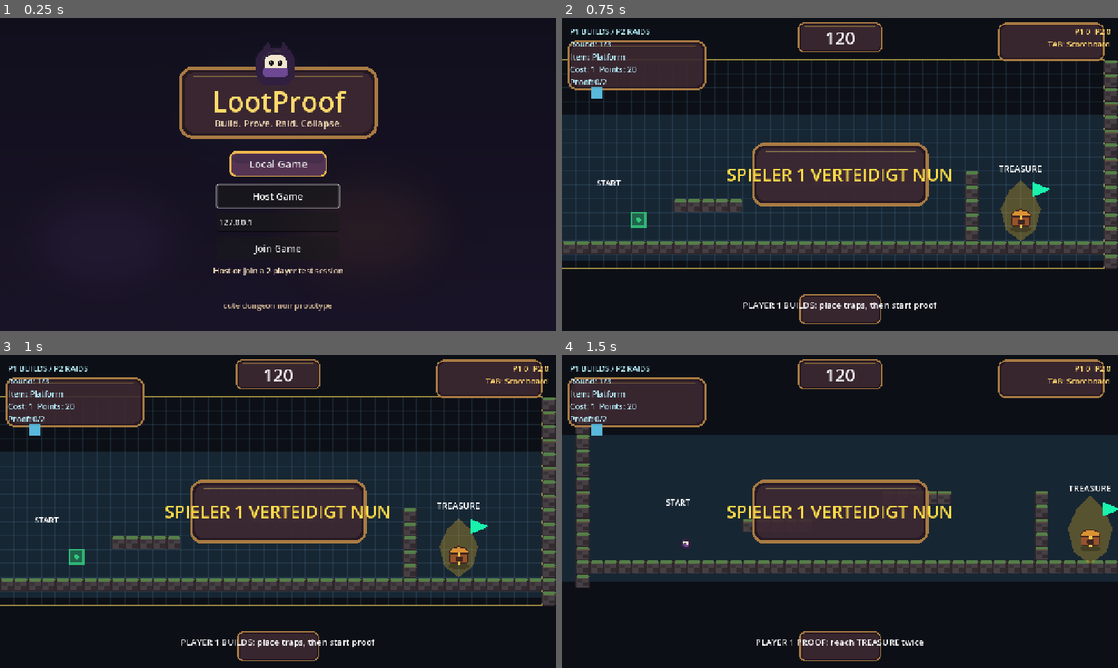
Above: before the commit, frames 1-4 (two rows, left to right).
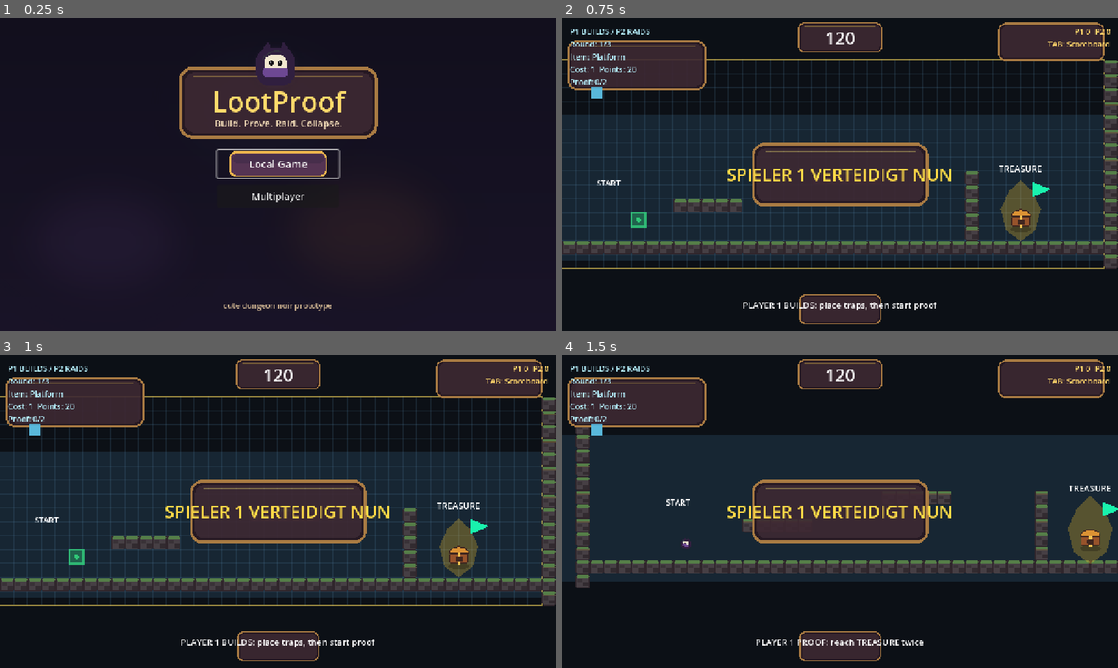
Above: after the commit, the same moments.

Repository: Shoxycodon/lootproof
Game: Godot game, scene res://Scenes/MainMenu.tscn
Same seed, same stepped clock (60 frames per second), same inputs: the game is played once before the commit and once after it.
Inputs (mouse positions are in pixels of both pictures, inside the frame that each line leads up to):
- Up to frame 1 (0.25 s): no input
- Up to frame 2 (0.75 s): click "Local Game" at 0.5 s
- Up to frame 3 (1 s): no input
- Up to frame 4 (1.5 s): move the mouse to (962, 495) at 1.27 s; hold D (move_right) from 1.28 s (still down); hold B (build_mode) from 1.28 s (still down); click (962, 495) at 1.42 s

The runs differ from the first frame. In frame 1, 1.0% of the frame differs, in the area x 38-62%, y 41-83%; in frame 2, nothing differs; in frame 3, nothing differs; in frame 4, nothing differs.

Commit message:
Add parallel multiplayer dungeon flow

Diff:
--- a/Dungeon/BuildGrid.gd
+++ b/Dungeon/BuildGrid.gd
@@ -16,6 +16,7 @@
 @export var falling_scene: PackedScene = preload("res://Traps/FallingBlock.tscn")
 @export var platform_texture: Texture2D = preload("res://Assets/Tiles/tile_stone_32.png")
 @export var default_platform_texture: Texture2D = preload("res://Assets/Tiles/tile_stone_dark_32.png")
+@export var network_shared_build := false
 
 var build_mode := true
 var selected_index := 0
@@ -115,7 +116,7 @@
 func _try_place(grid_position: Vector2i) -> void:
 	if not _can_place_item(grid_position, selected_index):
 		return
-	if multiplayer.has_multiplayer_peer():
+	if network_shared_build and multiplayer.has_multiplayer_peer():
 		_place_item_rpc.rpc(grid_position, selected_index)
 	else:
 		_place_item(grid_position, selected_index)
--- a/Scenes/MainMenu.gd
+++ b/Scenes/MainMenu.gd
@@ -1,20 +1,11 @@
 extends Control
 
 @onready var start_button := $StartButton
-@onready var host_button := $HostButton
-@onready var join_button := $JoinButton
-@onready var address_input := $AddressInput
-@onready var status_label := $StatusLabel
+@onready var multiplayer_button := $MultiplayerButton
 
 
 func _ready() -> void:
-	host_button.grab_focus()
-	MultiplayerManager.connection_success.connect(_on_connection_success)
-	MultiplayerManager.connection_failed.connect(_on_connection_failed)
-	MultiplayerManager.server_disconnected.connect(_on_server_disconnected)
-	if MultiplayerManager.last_error_message != "":
-		status_label.text = MultiplayerManager.last_error_message
-		MultiplayerManager.last_error_message = ""
+	start_button.grab_focus()
 
 
 func _unhandled_input(event: InputEvent) -> void:
@@ -27,42 +18,5 @@
 	get_tree().change_scene_to_file("res://Scenes/DungeonScene.tscn")
 
 
-func _on_host_button_pressed() -> void:
-	var error := MultiplayerManager.host_game()
-	if error != OK:
-		status_label.text = "Host Error: %d" % error
-		return
-	status_label.text = "Hosting on port %d..." % MultiplayerManager.DEFAULT_PORT
-	if not MultiplayerManager.player_connected.is_connected(_on_player_connected):
-		MultiplayerManager.player_connected.connect(_on_player_connected)
-
-
-func _on_join_button_pressed() -> void:
-	var address: String = address_input.text.strip_edges()
-	if address == "":
-		address = "127.0.0.1"
-	var error := MultiplayerManager.join_game(address)
-	if error == OK:
-		status_label.text = "Connecting to %s..." % address
-	else:
-		status_label.text = "Join Error: %d" % error
-
-
-func _on_player_connected(_peer_id: int) -> void:
-	_start_game()
-
-
-func _on_connection_success() -> void:
-	_start_game()
-
-
-func _on_connection_failed() -> void:
-	status_label.text = "Connection failed"
-
-
-func _on_server_disconnected() -> void:
-	status_label.text = "Server disconnected"
-
-
-func _start_game() -> void:
-	get_tree().change_scene_to_file("res://Scenes/DungeonScene.tscn")
+func _on_multiplayer_button_pressed() -> void:
+	get_tree().change_scene_to_file("res://Scenes/MultiplayerLobby.tscn")
--- a/Scenes/MainMenu.tscn
+++ b/Scenes/MainMenu.tscn
@@ -121,7 +121,7 @@
 text = "Local Game"
 flat = true
 
-[node name="HostButton" type="Button" parent="."]
+[node name="MultiplayerButton" type="Button" parent="."]
 layout_mode = 1
 anchors_preset = 5
 anchor_left = 0.5
@@ -132,49 +132,7 @@
 offset_bottom = 436.0
 grow_horizontal = 2
 theme_override_font_sizes/font_size = 22
-text = "Host Game"
-
-[node name="AddressInput" type="LineEdit" parent="."]
-layout_mode = 1
-anchors_preset = 5
-anchor_left = 0.5
-anchor_right = 0.5
-offset_left = -140.0
-offset_top = 448.0
-offset_right = 140.0
-offset_bottom = 492.0
-grow_horizontal = 2
-theme_override_font_sizes/font_size = 18
-placeholder_text = "127.0.0.1"
-text = "127.0.0.1"
-
-[node name="JoinButton" type="Button" parent="."]
-layout_mode = 1
-anchors_preset = 5
-anchor_left = 0.5
-anchor_right = 0.5
-offset_left = -140.0
-offset_top = 504.0
-offset_right = 140.0
-offset_bottom = 556.0
-grow_horizontal = 2
-theme_override_font_sizes/font_size = 22
-text = "Join Game"
-
-[node name="StatusLabel" type="Label" parent="."]
-modulate = Color(0.95, 0.86, 0.72, 1)
-layout_mode = 1
-anchors_preset = 5
-anchor_left = 0.5
-anchor_right = 0.5
-offset_left = -330.0
-offset_top = 568.0
-offset_right = 330.0
-offset_bottom = 612.0
-grow_horizontal = 2
-theme_override_font_sizes/font_size = 18
-text = "Host or join a 2-player test session"
-horizontal_alignment = 1
+text = "Multiplayer"
 
 [node name="Footer" type="Label" parent="."]
 modulate = Color(0.78, 0.68, 0.55, 1)
@@ -195,5 +153,4 @@
 horizontal_alignment = 1
 
 [connection signal="pressed" from="StartButton" to="." method="_on_start_button_pressed"]
-[connection signal="pressed" from="HostButton" to="." method="_on_host_button_pressed"]
-[connection signal="pressed" from="JoinButton" to="." method="_on_join_button_pressed"]
+[connection signal="pressed" from="MultiplayerButton" to="." method="_on_multiplayer_button_pressed"]
--- /dev/null
+++ b/Scenes/MultiplayerDungeonScene.gd
@@ -0,0 +1,334 @@
+extends Node2D
+
+enum Phase { BUILD, PROOF, WAITING, RAID, RESULTS }
+
+@export var player_scene: PackedScene
+@export var run_time_limit := 120.0
+@export var proof_clears_required := 2
+
+var phase := Phase.BUILD
+var time_left := 120.0
+var proof_clears := 0
+var player: Node2D
+var my_player_id := 1
+var opponent_player_id := 2
+var submitted_dungeons := {}
+var raid_results := {}
+var raid_deaths := 0
+var raid_elapsed := 0.0
+var proof_elapsed := 0.0
+var shake_time := 0.0
+var shake_strength := 0.0
+
+@onready var build_grid := $World/BuildGrid
+@onready var traps := $World/Traps
+@onready var spawn_point := $World/SpawnPoint
+@onready var camera := $Camera2D
+@onready var hud := $HUD
+@onready var validator := $DungeonValidator
+@onready var treasure_glow := $World/Goal/TreasureGlow
+@onready var far_parallax := $World/FarParallax
+@onready var mid_parallax := $World/MidParallax
+
+
+func _ready() -> void:
+	my_player_id = 1 if multiplayer.is_server() else 2
+	opponent_player_id = 2 if my_player_id == 1 else 1
+	build_grid.network_shared_build = false
+	build_grid.build_changed.connect(_on_build_changed)
+	build_grid.trap_requested.connect(_on_trap_requested)
+	validator.proof_clears_required = proof_clears_required
+	_start_build_phase()
+
+
+func _process(delta: float) -> void:
+	treasure_glow.scale = Vector2.ONE * (1.0 + sin(Time.get_ticks_msec() * 0.006) * 0.08)
+	if phase == Phase.PROOF:
+		time_left -= delta
+		proof_elapsed += delta
+		if time_left <= 0.0:
+			_start_build_phase(false)
+	elif phase == Phase.RAID:
+		time_left -= delta
+		raid_elapsed += delta
+		if time_left <= 0.0:
+			_finish_raid(false)
+
+	_update_camera(delta)
+	_update_hud()
+
+
+func _unhandled_input(event: InputEvent) -> void:
+	if event.is_action_pressed("scoreboard"):
+		hud.set_scoreboard_visible(true)
+	if event.is_action_released("scoreboard"):
+		hud.set_scoreboard_visible(false)
+	if event.is_action_pressed("build_mode") and phase == Phase.BUILD:
+		_start_proof_phase()
+	if event.is_action_pressed("restart_run"):
+		if phase == Phase.PROOF:
+			_start_proof_phase()
+		elif phase == Phase.RAID:
+			_start_raid_phase()
+
+
+func _start_build_phase(reset_proof := true) -> void:
+	phase = Phase.BUILD
+	time_left = run_time_limit
+	proof_elapsed = 0.0
+	raid_elapsed = 0.0
+	raid_deaths = 0
+	_remove_runner()
+	build_grid.set_build_mode(true)
+	if reset_proof:
+		proof_clears = 0
+		validator.reset_proof()
+	hud.show_feedback("P%d BUILD: create the dungeon P%d must raid" % [my_player_id, opponent_player_id])
+
+
+func _start_proof_phase() -> void:
+	phase = Phase.PROOF
+	time_left = run_time_limit
+	proof_elapsed = 0.0
+	build_grid.set_build_mode(false)
+	_spawn_runner()
+	hud.show_feedback("P%d PROOF: clear your dungeon %d times" % [my_player_id, proof_clears_required])
+
+
+func _start_waiting_phase() -> void:
+	phase = Phase.WAITING
+	time_left = 0.0
+	_remove_runner()
+	build_grid.set_build_mode(false)
+	hud.show_feedback("Dungeon proven. Waiting for P%d..." % opponent_player_id)
+
+
+func _start_raid_phase() -> void:
+	phase = Phase.RAID
+	time_left = run_time_limit
+	raid_elapsed = 0.0
+	raid_deaths = 0
+	build_grid.set_build_mode(false)
+	_spawn_runner()
+	hud.show_feedback("RAID: clear P%d's proven dungeon" % opponent_player_id)
+
+
+func _show_results(results: Dictionary) -> void:
+	phase = Phase.RESULTS
+	_remove_runner()
+	build_grid.set_build_mode(false)
+	var mine: Dictionary = results.get(my_player_id, {})
+	var theirs: Dictionary = results.get(opponent_player_id, {})
+	var mine_clear := bool(mine.get("cleared", false))
+	var theirs_clear := bool(theirs.get("cleared", false))
+	hud.show_feedback("RESULTS: You %s, P%d %s" % [
+		"cleared" if mine_clear else "failed",
+		opponent_player_id,
+		"cleared" if theirs_clear else "failed"
+	])
+	_update_scoreboard(results)
+
+
+func _submit_proven_dungeon() -> void:
+	var snapshot: Dictionary = build_grid.snapshot_user_build()
+	_start_waiting_phase()
+	if multiplayer.is_server():
+		_receive_proven_dungeon(my_player_id, snapshot)
+	else:
+		_submit_proven_dungeon_rpc.rpc_id(1, snapshot)
+
+
+@rpc("any_peer", "call_remote", "reliable")
+func _submit_proven_dungeon_rpc(snapshot: Dictionary) -> void:
+	if not multiplayer.is_server():
+		return
+	_receive_proven_dungeon(2, snapshot)
+
+
+func _receive_proven_dungeon(player_id: int, snapshot: Dictionary) -> void:
+	submitted_dungeons[player_id] = snapshot
+	if submitted_dungeons.has(1) and submitted_dungeons.has(2):
+		_begin_raid_for_all()
+
+
+func _begin_raid_for_all() -> void:
+	var p1_snapshot: Dictionary = submitted_dungeons[1]
+	var p2_snapshot: Dictionary = submitted_dungeons[2]
+	_begin_raid_with_snapshot(p2_snapshot)
+	_begin_raid_with_snapshot_rpc.rpc_id(2, p1_snapshot)
+
+
+@rpc("authority", "call_remote", "reliable")
+func _begin_raid_with_snapshot_rpc(snapshot: Dictionary) -> void:
+	_begin_raid_with_snapshot(snapshot)
+
+
+func _begin_raid_with_snapshot(snapshot: Dictionary) -> void:
+	build_grid.restore_user_build(snapshot)
+	_start_raid_phase()
+
+
+func _finish_raid(cleared: bool) -> void:
+	var result: Dictionary = {
+		"cleared": cleared,
+		"time": raid_elapsed,
+		"deaths": raid_deaths
+	}
+	phase = Phase.RESULTS
+	_remove_runner()
+	build_grid.set_build_mode(false)
+	hud.show_feedback("Raid submitted. Waiting for P%d..." % opponent_player_id)
+	if multiplayer.is_server():
+		_receive_raid_result(my_player_id, result)
+	else:
+		_submit_raid_result_rpc.rpc_id(1, result)
+
+
+@rpc("any_peer", "call_remote", "reliable")
+func _submit_raid_result_rpc(result: Dictionary) -> void:
+	if not multiplayer.is_server():
+		return
+	_receive_raid_result(2, result)
+
+
+func _receive_raid_result(player_id: int, result: Dictionary) -> void:
+	raid_results[player_id] = result
+	if raid_results.has(1) and raid_results.has(2):
+		_show_results(raid_results)
+		_show_results_rpc.rpc_id(2, raid_results)
+
+
+@rpc("authority", "call_remote", "reliable")
+func _show_results_rpc(results: Dictionary) -> void:
+	_show_results(results)
+
+
+func _spawn_runner() -> void:
+	_remove_runner()
+	player = player_scene.instantiate()
+	$World.add_child(player)
+	player.global_position = spawn_point.global_position
+	player.died.connect(_on_player_died)
+	player.dashed.connect(_on_player_dashed)
+
+
+func _remove_runner() -> void:
+	if is_instance_valid(player):
+		player.queue_free()
+	player = null
+
+
+func _on_goal_body_entered(body: Node) -> void:
+	if body != player:
+		return
+	if phase == Phase.PROOF:
+		proof_clears += 1
+		validator.register_clear(proof_clears)
+		if validator.proof_status:
+			_submit_proven_dungeon()
+		else:
+			hud.show_feedback("Proof clear %d/%d" % [proof_clears, proof_clears_required])
+			await get_tree().create_timer(0.8).timeout
+			_start_proof_phase()
+	elif phase == Phase.RAID:
+		_finish_raid(true)
+
+
+func _on_player_died() -> void:
+	_shake(0.16, 5.0)
+	await get_tree().create_timer(0.8).timeout
+	if phase == Phase.PROOF:
+		hud.show_feedback("Proof failed. Try again.")
+		_start_proof_phase()
+	elif phase == Phase.RAID:
+		raid_deaths += 1
+		hud.show_feedback("Raid death %d" % raid_deaths)
+		_start_raid_phase()
+
+
+func _on_build_changed() -> void:
+	if phase != Phase.BUILD:
+		return
+	proof_clears = 0
+	validator.reset_proof()
+	hud.show_feedback("Layout changed: proof reset")
+
+
+func _on_trap_requested(scene: PackedScene, grid_position: Vector2i, item_index: int) -> void:
+	var trap := scene.instantiate()
+	traps.add_child(trap)
+	trap.global_position = build_grid.grid_to_world(grid_position)
+	trap.triggered.connect(_on_trap_triggered.bind(trap))
+	build_grid.set_trap_node(grid_position, trap, item_index)
+
+
+func _on_trap_triggered(target: Node, trap: Node) -> void:
+	if target == player and target.has_method("kill") and trap.get("lethal") != false:
+		target.kill()
+
+
+func _update_hud() -> void:
+	hud.set_state(
+		Phase.keys()[phase],
+		maxf(time_left, 0.0),
+		build_grid.build_points,
+		build_grid.get_selected_item_name(),
+		build_grid.get_selected_item_cost(),
+		proof_clears,
+		proof_clears_required,
+		validator.proof_status,
+		0,
+		my_player_id,
+		opponent_player_id,
+		1,
+		1,
+		0,
+		0,
+		raid_deaths
+	)
+
+
+func _update_scoreboard(results: Dictionary) -> void:
+	var lines: Array[String] = [
+		"MULTIPLAYER RESULTS",
+		"P1: %s" % _format_result(results.get(1, {})),
+		"P2: %s" % _format_result(results.get(2, {}))
+	]
+	hud.update_scoreboard(lines)
+	hud.set_scoreboard_visible(true)
+
+
+func _format_result(result: Dictionary) -> String:
+	if result.is_empty():
+		return "waiting"
+	return "%s, %.1fs, %d deaths" % [
+		"clear" if bool(result.get("cleared", false)) else "failed",
+		float(result.get("time", 0.0)),
+		int(result.get("deaths", 0))
+	]
+
+
+func _on_player_dashed() -> void:
+	_shake(0.06, 1.8)
+
+
+func _shake(duration: float, strength: float) -> void:
+	shake_time = maxf(shake_time, duration)
+	shake_strength = maxf(shake_strength, strength)
+
+
+func _update_camera(delta: float) -> void:
+	if is_instance_valid(player):
+		var lookahead := Vector2.ZERO
+		if player is CharacterBody2D:
+			lookahead = Vector2(clampf(player.velocity.x * 0.22, -58.0, 58.0), clampf(player.velocity.y * 0.05, -22.0, 32.0))
+		var target := player.global_position + lookahead
+		camera.global_position = camera.global_position.lerp(target, 1.0 - exp(-8.5 * delta))
+	far_parallax.global_position.x = camera.global_position.x * 0.18 + 485.0
+	mid_parallax.global_position.x = camera.global_position.x * 0.35 + 370.0
+	if shake_time > 0.0:
+		shake_time -= delta
+		camera.offset = Vector2(randf_range(-shake_strength, shake_strength), randf_range(-shake_strength, shake_strength))
+		shake_strength = move_toward(shake_strength, 0.0, 18.0 * delta)
+	else:
+		camera.offset = camera.offset.lerp(Vector2.ZERO, 12.0 * delta)
--- /dev/null
+++ b/Scenes/MultiplayerDungeonScene.tscn
@@ -0,0 +1,110 @@
+[gd_scene load_steps=10 format=3]
+
+[ext_resource type="Script" path="res://Scenes/MultiplayerDungeonScene.gd" id="1"]
+[ext_resource type="PackedScene" path="res://Player/Player.tscn" id="2"]
+[ext_resource type="PackedScene" path="res://UI/HUD.tscn" id="3"]
+[ext_resource type="Script" path="res://Dungeon/BuildGrid.gd" id="4"]
+[ext_resource type="Script" path="res://Dungeon/DungeonValidator.gd" id="5"]
+[ext_resource type="Texture2D" path="res://Assets/Background/bg_far.png" id="6"]
+[ext_resource type="Texture2D" path="res://Assets/Background/bg_mid.png" id="7"]
+[ext_resource type="Texture2D" path="res://Assets/Goal/treasure_chest_96.png" id="8"]
+
+[sub_resource type="RectangleShape2D" id="RectangleShape2D_goal"]
+size = Vector2(42, 80)
+
+[node name="MultiplayerDungeonScene" type="Node2D"]
+script = ExtResource("1")
+player_scene = ExtResource("2")
+
+[node name="World" type="Node2D" parent="."]
+
+[node name="Background" type="ColorRect" parent="World"]
+offset_left = -2000.0
+offset_top = -900.0
+offset_right = 2600.0
+offset_bottom = 1200.0
+color = Color(0.047, 0.062, 0.087, 1)
+
+[node name="FarParallax" type="Sprite2D" parent="World"]
+position = Vector2(600, 210)
+z_index = -10
+texture_filter = 0
+texture = ExtResource("6")
+
+[node name="MidParallax" type="Sprite2D" parent="World"]
+position = Vector2(600, 286)
+z_index = -9
+texture_filter = 0
+texture = ExtResource("7")
+
+[node name="BackGlow" type="ColorRect" parent="World"]
+offset_left = -160.0
+offset_top = 224.0
+offset_right = 1344.0
+offset_bottom = 560.0
+color = Color(0.09, 0.15, 0.2, 1)
+
+[node name="SpawnLabel" type="Label" parent="World"]
+offset_left = 34.0
+offset_top = 366.0
+offset_right = 180.0
+offset_bottom = 397.0
+theme_override_font_sizes/font_size = 18
+text = "START"
+horizontal_alignment = 1
+
+[node name="BuildGrid" type="Node2D" parent="World"]
+script = ExtResource("4")
+
+[node name="Traps" type="Node2D" parent="World"]
+
+[node name="Goal" type="Area2D" parent="World"]
+position = Vector2(1056, 448)
+collision_mask = 2
+
+[node name="GoalShape" type="CollisionShape2D" parent="World/Goal"]
+shape = SubResource("RectangleShape2D_goal")
+
+[node name="TreasureGlow" type="Polygon2D" parent="World/Goal"]
+polygon = PackedVector2Array(0, -78, 28, -52, 48, -8, 35, 42, 0, 68, -35, 42, -48, -8, -28, -52)
+color = Color(1, 0.78, 0.16, 0.28)
+
+[node name="TreasureChest" type="Sprite2D" parent="World/Goal"]
+position = Vector2(0, 14)
+texture_filter = 0
+scale = Vector2(0.72, 0.72)
+texture = ExtResource("8")
+
+[node name="GoalFlag" type="Polygon2D" parent="World/Goal"]
+position = Vector2(36, -8)
+polygon = PackedVector2Array(-8, 20, -8, -62, 34, -46, -8, -28)
+color = Color(0.1, 0.95, 0.68, 1)
+
+[node name="TreasureLabel" type="Label" parent="World/Goal"]
+offset_left = -74.0
+offset_top = -116.0
+offset_right = 74.0
+offset_bottom = -82.0
+theme_override_font_sizes/font_size = 20
+text = "TREASURE"
+horizontal_alignment = 1
+
+[node name="SpawnPoint" type="Marker2D" parent="World"]
+position = Vector2(96, 448)
+
+[node name="Camera2D" type="Camera2D" parent="."]
+position = Vector2(640, 360)
+enabled = true
+position_smoothing_enabled = true
+position_smoothing_speed = 8.0
+limit_left = -160
+limit_top = -220
+limit_right = 1400
+limit_bottom = 760
+
+[node name="DungeonValidator" type="Node" parent="."]
+script = ExtResource("5")
+
+[node name="HUD" parent="." instance=ExtResource("3")]
+
+[connection signal="body_entered" from="World/Goal" to="." method="_on_goal_body_entered"]
--- /dev/null
+++ b/Scenes/MultiplayerLobby.gd
@@ -0,0 +1,65 @@
+extends Control
+
+@onready var host_button := $HostButton
+@onready var join_button := $JoinButton
+@onready var back_button := $BackButton
+@onready var address_input := $AddressInput
+@onready var status_label := $StatusLabel
+
+
+func _ready() -> void:
+	host_button.grab_focus()
+	MultiplayerManager.player_connected.connect(_on_player_connected)
+	MultiplayerManager.connection_success.connect(_on_connection_success)
+	MultiplayerManager.connection_failed.connect(_on_connection_failed)
+	MultiplayerManager.server_disconnected.connect(_on_server_disconnected)
+	if MultiplayerManager.last_error_message != "":
+		status_label.text = MultiplayerManager.last_error_message
+		MultiplayerManager.last_error_message = ""
+
+
+func _on_host_button_pressed() -> void:
+	var error := MultiplayerManager.host_game()
+	if error != OK:
+		status_label.text = "Host Error: %d" % error
+		return
+	status_label.text = "Room open on port %d. Waiting for player 2..." % MultiplayerManager.DEFAULT_PORT
+
+
+func _on_join_button_pressed() -> void:
+	var address: String = address_input.text.strip_edges()
+	if address == "":
+		address = "127.0.0.1"
+	var error := MultiplayerManager.join_game(address)
+	if error == OK:
+		status_label.text = "Joining %s..." % address
+	else:
+		status_label.text = "Join Error: %d" % error
+
+
+func _on_back_button_pressed() -> void:
+	MultiplayerManager.close_connection()
+	get_tree().change_scene_to_file("res://Scenes/MainMenu.tscn")
+
+
+func _on_player_connected(_peer_id: int) -> void:
+	if multiplayer.is_server():
+		_start_match.rpc()
+		_start_match()
+
+
+func _on_connection_success() -> void:
+	status_label.text = "Connected. Waiting for host..."
+
+
+func _on_connection_failed() -> void:
+	status_label.text = "Connection failed"
+
+
+func _on_server_disconnected() -> void:
+	status_label.text = "Server disconnected"
+
+
+@rpc("authority", "call_remote", "reliable")
+func _start_match() -> void:
+	get_tree().change_scene_to_file("res://Scenes/MultiplayerDungeonScene.tscn")
--- /dev/null
+++ b/Scenes/MultiplayerLobby.tscn
@@ -0,0 +1,168 @@
+[gd_scene load_steps=5 format=3]
+
+[ext_resource type="Script" path="res://Scenes/MultiplayerLobby.gd" id="1"]
+[ext_resource type="Texture2D" path="res://Assets/Background/bg_far.png" id="2"]
+[ext_resource type="Texture2D" path="res://Assets/UI/panel_base.png" id="3"]
+[ext_resource type="Texture2D" path="res://Assets/Player/rogue_character_128.png" id="4"]
+
+[node name="MultiplayerLobby" type="Control"]
+layout_mode = 3
+anchors_preset = 15
+anchor_right = 1.0
+anchor_bottom = 1.0
+grow_horizontal = 2
+grow_vertical = 2
+script = ExtResource("1")
+
+[node name="Backdrop" type="TextureRect" parent="."]
+layout_mode = 1
+anchors_preset = 15
+anchor_right = 1.0
+anchor_bottom = 1.0
+grow_horizontal = 2
+grow_vertical = 2
+texture = ExtResource("2")
+expand_mode = 1
+stretch_mode = 6
+
+[node name="Vignette" type="ColorRect" parent="."]
+layout_mode = 1
+anchors_preset = 15
+anchor_right = 1.0
+anchor_bottom = 1.0
+grow_horizontal = 2
+grow_vertical = 2
+color = Color(0.035, 0.04, 0.065, 0.58)
+
+[node name="Panel" type="TextureRect" parent="."]
+layout_mode = 1
+anchors_preset = 8
+anchor_left = 0.5
+anchor_top = 0.5
+anchor_right = 0.5
+anchor_bottom = 0.5
+offset_left = -300.0
+offset_top = -250.0
+offset_right = 300.0
+offset_bottom = 250.0
+grow_horizontal = 2
+grow_vertical = 2
+texture = ExtResource("3")
+expand_mode = 1
+stretch_mode = 5
+
+[node name="CharacterPreview" type="TextureRect" parent="."]
+layout_mode = 1
+anchors_preset = 5
+anchor_left = 0.5
+anchor_right = 0.5
+offset_left = -58.0
+offset_top = 70.0
+offset_right = 58.0
+offset_bottom = 186.0
+grow_horizontal = 2
+texture = ExtResource("4")
+expand_mode = 1
+stretch_mode = 5
+
+[node name="Title" type="Label" parent="."]
+modulate = Color(1, 0.86, 0.42, 1)
+layout_mode = 1
+anchors_preset = 5
+anchor_left = 0.5
+anchor_right = 0.5
+offset_left = -260.0
+offset_top = 188.0
+offset_right = 260.0
+offset_bottom = 244.0
+grow_horizontal = 2
+theme_override_font_sizes/font_size = 42
+text = "Multiplayer"
+horizontal_alignment = 1
+
+[node name="Subtitle" type="Label" parent="."]
+modulate = Color(0.95, 0.86, 0.72, 1)
+layout_mode = 1
+anchors_preset = 5
+anchor_left = 0.5
+anchor_right = 0.5
+offset_left = -260.0
+offset_top = 244.0
+offset_right = 260.0
+offset_bottom = 286.0
+grow_horizontal = 2
+theme_override_font_sizes/font_size = 18
+text = "Host a room or join by IP"
+horizontal_alignment = 1
+
+[node name="HostButton" type="Button" parent="."]
+layout_mode = 1
+anchors_preset = 5
+anchor_left = 0.5
+anchor_right = 0.5
+offset_left = -150.0
+offset_top = 316.0
+offset_right = 150.0
+offset_bottom = 364.0
+grow_horizontal = 2
+theme_override_font_sizes/font_size = 22
+text = "Host Room"
+
+[node name="AddressInput" type="LineEdit" parent="."]
+layout_mode = 1
+anchors_preset = 5
+anchor_left = 0.5
+anchor_right = 0.5
+offset_left = -150.0
+offset_top = 380.0
+offset_right = 150.0
+offset_bottom = 424.0
+grow_horizontal = 2
+theme_override_font_sizes/font_size = 18
+placeholder_text = "127.0.0.1"
+text = "127.0.0.1"
+
+[node name="JoinButton" type="Button" parent="."]
+layout_mode = 1
+anchors_preset = 5
+anchor_left = 0.5
+anchor_right = 0.5
+offset_left = -150.0
+offset_top = 440.0
+offset_right = 150.0
+offset_bottom = 488.0
+grow_horizontal = 2
+theme_override_font_sizes/font_size = 22
+text = "Join Room"
+
+[node name="BackButton" type="Button" parent="."]
+layout_mode = 1
+anchors_preset = 5
+anchor_left = 0.5
+anchor_right = 0.5
+offset_left = -150.0
+offset_top = 504.0
+offset_right = 150.0
+offset_bottom = 548.0
+grow_horizontal = 2
+theme_override_font_sizes/font_size = 18
+text = "Back"
+
+[node name="StatusLabel" type="Label" parent="."]
+modulate = Color(0.95, 0.86, 0.72, 1)
+layout_mode = 1
+anchors_preset = 5
+anchor_left = 0.5
+anchor_right = 0.5
+offset_left = -360.0
+offset_top = 572.0
+offset_right = 360.0
+offset_bottom = 624.0
+grow_horizontal = 2
+theme_override_font_sizes/font_size = 18
+text = "No public server browser yet. Use the host IP."
+horizontal_alignment = 1
+
+[connection signal="pressed" from="HostButton" to="." method="_on_host_button_pressed"]
+[connection signal="pressed" from="JoinButton" to="." method="_on_join_button_pressed"]
+[connection signal="pressed" from="BackButton" to="." method="_on_back_button_pressed"]
Not shown, added: Systems/MultiplayerManager.gd.uid
